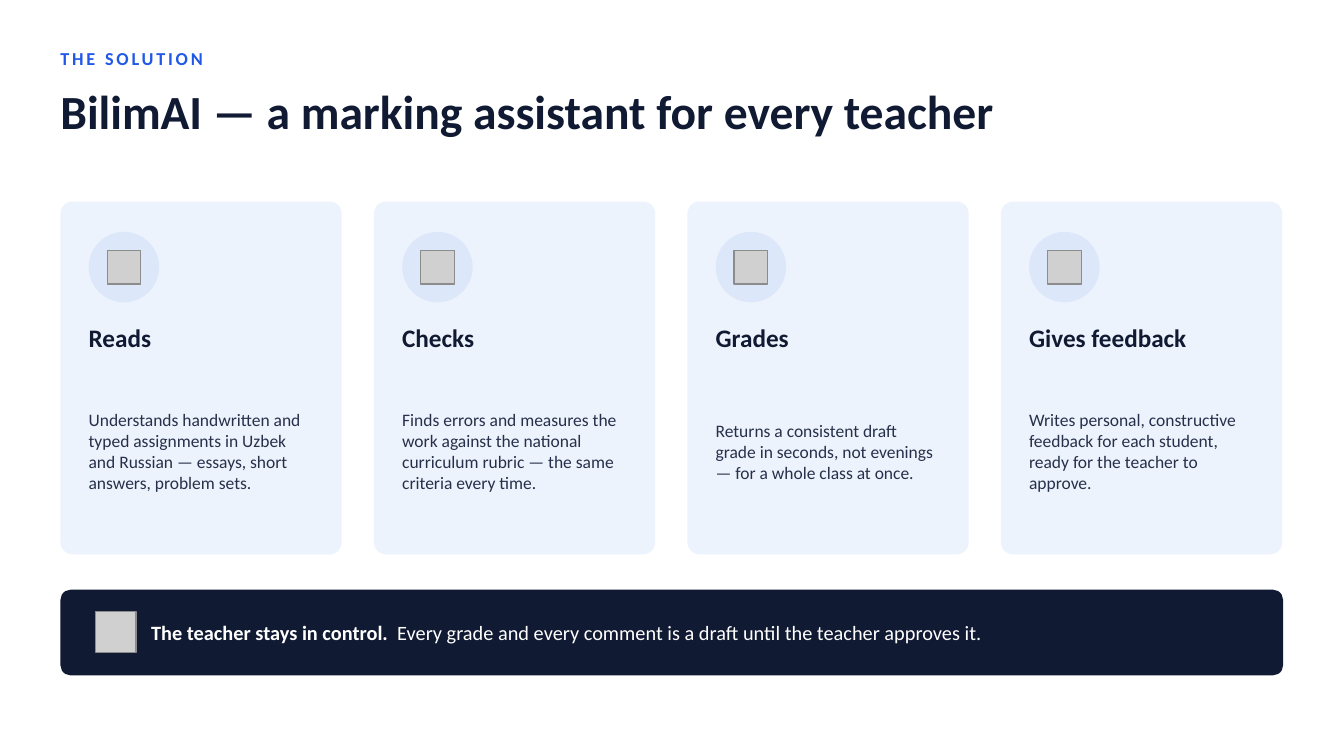
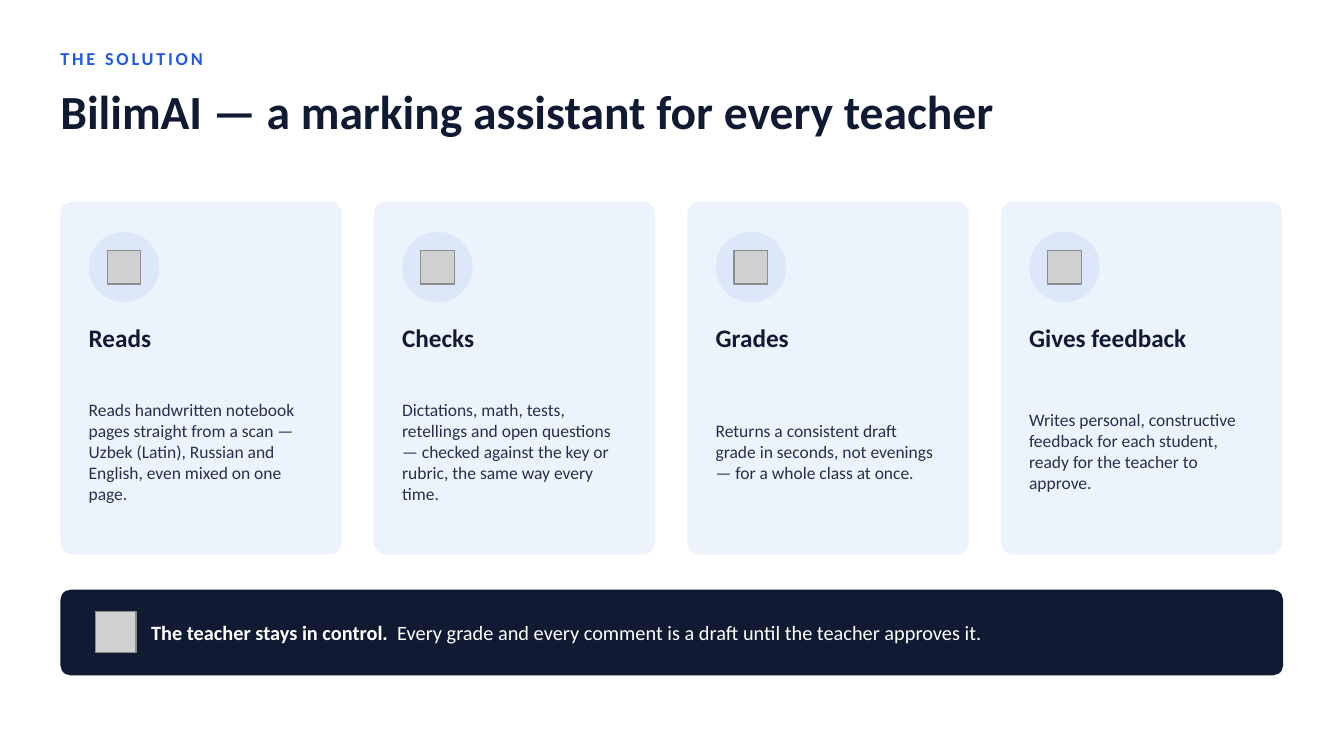
Before and after one commit to NeutroLink/BilimAI, a slide deck: slide 3 of BilimAI-pitch.pptx. Drawn at 1344x756 pixels with LibreOffice and Linux fonts; fonts in the diff are those of the drawing; grey boxes stand for pictures. Boxes give left, top, right and bottom in pixels: in the first picture for what was removed or moved away, otherwise in the second. Text is boxed around its words. In the diff, an @@ line names an element or a change of style, - is before the commit and + after.

```diff
--- a/BilimAI-pitch.pptx
+++ b/BilimAI-pitch.pptx
@@ text at box(89, 404, 294, 503): text changed @@
-Understands handwritten and typed assignments in Uzbek and Russian — essays, short answers, problem sets.
+Reads handwritten notebook pages straight from a scan — Uzbek (Latin), Russian and English, even mixed on one page.
@@ text at box(402, 404, 611, 500): text changed @@
-Finds errors and measures the work against the national curriculum rubric — the same criteria every time.
+Dictations, math, tests, retellings and open questions — checked against the key or rubric, the same way every time.
```
Also in this commit, not shown: 1 other slide changed, 1 slide added.
